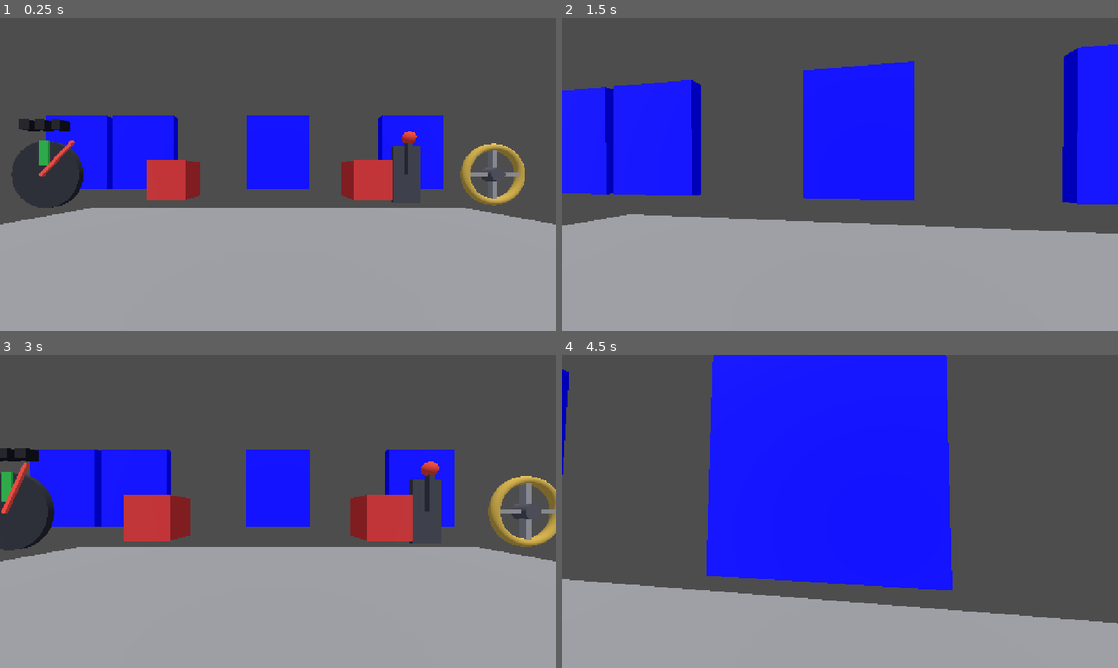
Above: before the commit, frames 1-4 (two rows, left to right).
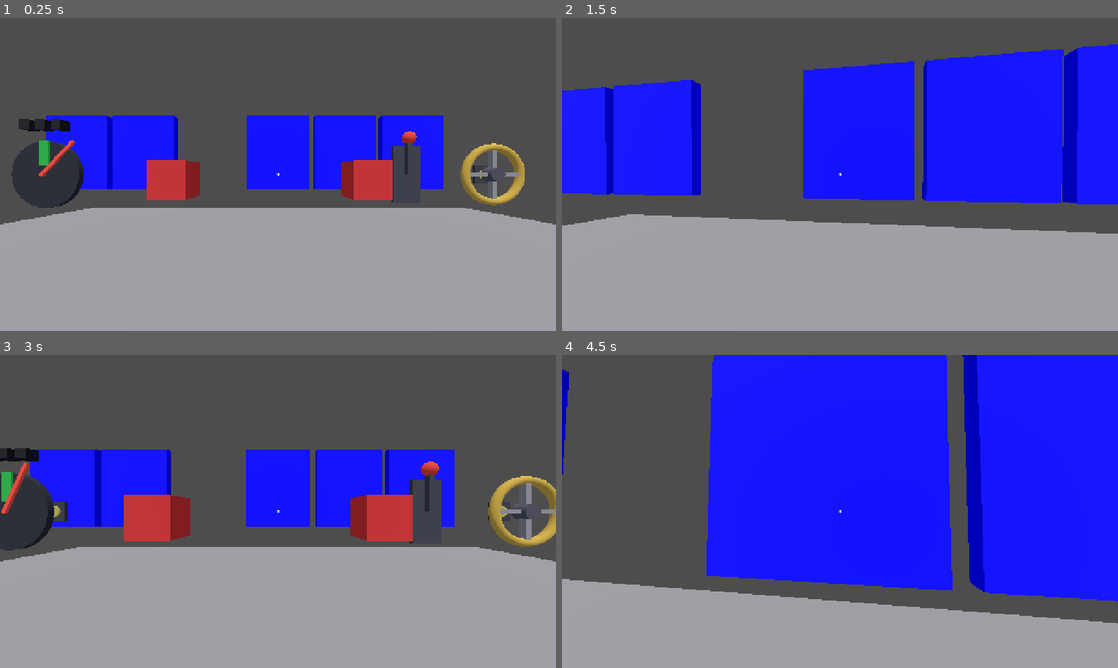
Above: after the commit, the same moments.

Repository: WasteIy/InovaJam
Game: Godot game, scene res://Game/demo.tscn
The game is run twice, just before and just after one commit, with the same random seed, the same clock (stepped at 60 frames per second) and the same inputs.
Inputs (mouse positions are in pixels of both pictures, inside the frame that each line leads up to):
- Up to frame 1 (0.25 s): no input
- Up to frame 2 (1.5 s): tap Enter at 0.5 s; move the mouse to (867, 174) at 0.52 s; hold E (interact) 0.53-1.28 s; hold W (move_forward) from 0.53 s (still down); tap G (drop, bound only after the commit) at 0.8, 1.35 s; move the mouse to (812, 174) at 1.27 s
- Up to frame 3 (3 s): keep holding W (move_forward); tap E (interact) at 1.55 s; move the mouse to (289, 505) at 2.02 s; hold E (interact) 2.03-2.78 s; tap G (drop, bound only after the commit) at 2.3 s; move the mouse to (272, 517) at 2.77 s; tap R (rewind) at 2.85 s
- Up to frame 4 (4.5 s): keep holding W (move_forward); tap E (interact) at 3.05, 4.35 s; move the mouse to (878, 514) at 3.52 s; tap G (drop, bound only after the commit) at 3.6 s; move the mouse to (795, 508) at 4.27 s

The runs differ from the first frame. In frame 1, 2.1% of the frame differs, in the area x 14-87%, y 31-55%; in frame 2, 12%; in frame 3, 2.6%; in frame 4, 21%, in the area x 49-100%, y 0-79%.

Commit message:
Chave e fechadura

Diff:
--- a/Game/Interact/interactable.gd
+++ b/Game/Interact/interactable.gd
@@ -1,5 +1,5 @@
 class_name Interactable
-extends StaticBody3D
+extends PhysicsBody3D
 
 ## Último tick em que cada clone encostou, indexado pelo nó do player ou do clone
 var _last_touch_tick = {}
--- /dev/null
+++ b/Game/Interact/key.gd
@@ -0,0 +1,75 @@
+class_name Key
+extends Interactable
+
+const TOSS_SPEED = 2.0
+const TOSS_LIFT = 1.5
+const TUMBLE = 2.5
+
+@onready var collision = $Collision
+
+var body
+
+var holder
+var socket
+var is_temporal = false
+
+var _spawn_transform
+
+static func held_by(tree, agent):
+	for key in tree.get_nodes_in_group("keys"):
+		if key.holder == agent:
+			return key
+	return null
+
+func setup():
+	body = self
+	add_to_group("keys")
+	_spawn_transform = global_transform
+	_refresh()
+
+func on_press(agent):
+	if holder or socket:
+		return
+	holder = agent
+	_refresh()
+
+func drop():
+	var forward = -holder.global_transform.basis.z
+	global_position = holder.global_position + Vector3.UP * 1.1 + forward * 0.5
+	global_rotation = Vector3(0.0, holder.rotation.y, 0.0)
+	holder = null
+	_refresh()
+	body.linear_velocity = forward * TOSS_SPEED + Vector3.UP * TOSS_LIFT
+	body.angular_velocity = Vector3(TUMBLE, TUMBLE * 0.5, 0.0)
+
+func insert(into):
+	holder = null
+	socket = into
+	_refresh()
+
+func reset_state():
+	if holder == TimeLoop.player_recorder:
+		if not is_temporal:
+			_refill_pedestal()
+			is_temporal = true
+		return
+	if is_temporal:
+		queue_free()
+		return
+	holder = null
+	socket = null
+	_refresh()
+	global_transform = _spawn_transform
+	body.linear_velocity = Vector3.ZERO
+	body.angular_velocity = Vector3.ZERO
+
+func _refill_pedestal():
+	var fresh = duplicate()
+	fresh.transform = _spawn_transform
+	get_parent().add_child(fresh)
+
+func _refresh():
+	var carried = holder != null or socket != null
+	visible = socket != null or holder == null
+	body.freeze = carried
+	collision.set_deferred("disabled", carried)
--- /dev/null
+++ b/Game/Interact/key.tscn
@@ -0,0 +1,46 @@
+[gd_scene format=3 uid="uid://cjbrtq2ytqmap"]
+
+[ext_resource type="Script" uid="uid://cgh7o8blagg2x" path="res://Game/Interact/key.gd" id="1"]
+
+[sub_resource type="BoxShape3D" id="GrabShape"]
+size = Vector3(0.04169922, 0.5, 0.16)
+
+[sub_resource type="TorusMesh" id="TorusMesh_kakm0"]
+inner_radius = 0.059
+outer_radius = 0.089
+
+[sub_resource type="StandardMaterial3D" id="BrassMat"]
+albedo_color = Color(0.85, 0.68, 0.25, 1)
+metallic = 0.6
+roughness = 0.35
+
+[sub_resource type="BoxMesh" id="BladeMesh"]
+size = Vector3(0.018, 0.3, 0.05)
+
+[sub_resource type="BoxMesh" id="BitMesh"]
+size = Vector3(0.018, 0.06, 0.11)
+
+[node name="Key" type="RigidBody3D" unique_id=692035388]
+collision_layer = 2
+mass = 0.2
+freeze_mode = 1
+script = ExtResource("1")
+
+[node name="Collision" type="CollisionShape3D" parent="." unique_id=2063366365]
+transform = Transform3D(1, 0, 0, 0, 1, 0, 0, 0, 1, -0.00084960647, 0.15, 0)
+shape = SubResource("GrabShape")
+
+[node name="Ring" type="MeshInstance3D" parent="." unique_id=620601809]
+transform = Transform3D(-4.371139e-08, 1, 0, -1, -4.371139e-08, 0, 0, 0, 1, 0, -0.03, 0)
+mesh = SubResource("TorusMesh_kakm0")
+surface_material_override/0 = SubResource("BrassMat")
+
+[node name="Blade" type="MeshInstance3D" parent="." unique_id=1316870395]
+transform = Transform3D(1, 0, 0, 0, 1, 0, 0, 0, 1, 0, 0.2, 0)
+mesh = SubResource("BladeMesh")
+surface_material_override/0 = SubResource("BrassMat")
+
+[node name="Bit" type="MeshInstance3D" parent="." unique_id=1675919782]
+transform = Transform3D(1, 0, 0, 0, 1, 0, 0, 0, 1, 0, 0.32, 0.05)
+mesh = SubResource("BitMesh")
+surface_material_override/0 = SubResource("BrassMat")
--- /dev/null
+++ b/Game/Interact/keyhole.gd
@@ -0,0 +1,72 @@
+extends Interactable
+
+@export var solved_angle_min : float = 85.0
+@export var solved_angle_max : float = 90.0
+@export var max_angle : float = 90.0
+@export var drag_sensitivity : float = 1.0
+@export var friction : float = 10.0
+@export var return_speed : float = 60.0
+
+@export var solved_color : Color = Color(0.2, 1, 0.3)
+@export var idle_color : Color = Color(0.7, 0.65, 0.3)
+
+@onready var slot = $Slot
+@onready var barrel = $Slot/Barrel
+@onready var insert_point = $Slot/Insert
+
+var inserted_key
+var current_angle = 0.0
+
+var _angular_velocity = 0.0
+var _material
+
+func setup():
+	_material = StandardMaterial3D.new()
+	barrel.material_override = _material
+	_refresh_color()
+
+func uses_mouse_drag():
+	return inserted_key != null
+
+func on_press(agent):
+	if inserted_key:
+		return
+	var key = Key.held_by(get_tree(), agent)
+	if key:
+		inserted_key = key
+		key.insert(self)
+
+func on_drag(_agent, drag):
+	if inserted_key:
+		_angular_velocity += drag.x * drag_sensitivity
+
+func on_hold(holder_count):
+	var step = 1.0 / Engine.physics_ticks_per_second
+	_angular_velocity = lerpf(_angular_velocity, 0.0, clampf(friction * step, 0.0, 1.0))
+	var move = _angular_velocity
+	if holder_count == 0:
+		move -= return_speed
+	current_angle = clampf(current_angle + move * step, 0.0, max_angle)
+	if current_angle <= 0.0 or current_angle >= max_angle:
+		_angular_velocity = 0.0
+	_refresh_color()
+
+func is_active():
+	return current_angle >= solved_angle_min and current_angle <= solved_angle_max
+
+func reset_state():
+	inserted_key = null
+	current_angle = 0.0
+	_angular_velocity = 0.0
+	_refresh_color()
+
+func _process(_delta):
+	slot.rotation.z = -deg_to_rad(current_angle)
+	if inserted_key:
+		inserted_key.global_transform = insert_point.global_transform
+
+func _refresh_color():
+	var solved = is_active()
+	_material.albedo_color = solved_color if solved else idle_color
+	_material.emission_enabled = solved
+	_material.emission = solved_color
--- /dev/null
+++ b/Game/Interact/keyhole.tscn
@@ -0,0 +1,45 @@
+[gd_scene load_steps=6 format=3]
+
+[ext_resource type="Script" path="res://Game/Interact/keyhole.gd" id="1"]
+
+[sub_resource type="BoxShape3D" id="FaceShape"]
+size = Vector3(0.7, 0.7, 0.3)
+
+[sub_resource type="BoxMesh" id="PlateMesh"]
+size = Vector3(0.6, 0.6, 0.08)
+
+[sub_resource type="StandardMaterial3D" id="PlateMat"]
+albedo_color = Color(0.22, 0.23, 0.26, 1)
+
+[sub_resource type="CylinderMesh" id="BarrelMesh"]
+top_radius = 0.17
+bottom_radius = 0.17
+height = 0.06
+
+[sub_resource type="BoxMesh" id="SlotMesh"]
+size = Vector3(0.07, 0.2, 0.02)
+
+[node name="Keyhole" type="StaticBody3D"]
+script = ExtResource("1")
+
+[node name="Collision" type="CollisionShape3D" parent="."]
+transform = Transform3D(1, 0, 0, 0, 1, 0, 0, 0, 1, 0, 0, 0.08)
+shape = SubResource("FaceShape")
+
+[node name="Plate" type="MeshInstance3D" parent="."]
+mesh = SubResource("PlateMesh")
+surface_material_override/0 = SubResource("PlateMat")
+
+[node name="Slot" type="Node3D" parent="."]
+transform = Transform3D(1, 0, 0, 0, 1, 0, 0, 0, 1, 0, 0, 0.06)
+
+[node name="Barrel" type="MeshInstance3D" parent="Slot"]
+transform = Transform3D(1, 0, 0, 0, 0, 1, 0, -1, 0, 0, 0, 0)
+mesh = SubResource("BarrelMesh")
+
+[node name="Notch" type="MeshInstance3D" parent="Slot"]
+transform = Transform3D(1, 0, 0, 0, 1, 0, 0, 0, 1, 0, 0, 0.04)
+mesh = SubResource("SlotMesh")
+
+[node name="Insert" type="Node3D" parent="Slot"]
+transform = Transform3D(1, 0, 0, 0, 0, 1, 0, -1, 0, 0, 0, 0.255)
--- a/Game/Player/player.gd
+++ b/Game/Player/player.gd
@@ -18,6 +18,7 @@
 var _is_grabbing = false
 ## Movimento de mouse acumulado desde o último tick de física
 var _mouse_motion = Vector2.ZERO
+var _dropped = false
 ## Onde a gente começou, pra todo rewind largar no mesmo lugar
 var _spawn_position
 var _spawn_yaw
@@ -35,6 +36,7 @@
 		"pitch": head.rotation.x,
 		"target_path": _target_path,
 		"drag": _drag,
+		"dropped": _dropped,
 	})
 
 func reset_to_spawn():
@@ -62,6 +64,13 @@
 		velocity.y -= 9.8 * delta
 	move_and_slide()
 
+	_dropped = false
+	if Input.is_action_just_pressed("drop"):
+		var carried = Key.held_by(get_tree(), self)
+		if carried:
+			carried.drop()
+			_dropped = true
+
 	_target_path = null
 	_drag = Vector2.ZERO
 	_is_grabbing = false
--- a/Game/Player/player.tscn
+++ b/Game/Player/player.tscn
@@ -1,26 +1,48 @@
-[gd_scene load_steps=4 format=3]
+[gd_scene format=3 uid="uid://3aa28otrrt0y"]
 
-[ext_resource type="Script" path="res://Game/Player/player.gd" id="1"]
+[ext_resource type="Script" uid="uid://b55rx421o8srm" path="res://Game/Player/player.gd" id="1"]
 
 [sub_resource type="CapsuleShape3D" id="Shape_1"]
 
 [sub_resource type="CapsuleMesh" id="Mesh_1"]
 
-[node name="Player" type="CharacterBody3D"]
+[sub_resource type="LabelSettings" id="LabelSettings_m57qa"]
+font_size = 32
+outline_size = 3
+outline_color = Color(0, 0, 0, 1)
+
+[node name="Player" type="CharacterBody3D" unique_id=1382366052]
+collision_layer = 4
 script = ExtResource("1")
 
-[node name="Collision" type="CollisionShape3D" parent="."]
+[node name="Collision" type="CollisionShape3D" parent="." unique_id=908788513]
 transform = Transform3D(1, 0, 0, 0, 1, 0, 0, 0, 1, 0, 1, 0)
 shape = SubResource("Shape_1")
 
-[node name="Body" type="MeshInstance3D" parent="."]
+[node name="Body" type="MeshInstance3D" parent="." unique_id=1764873842]
 transform = Transform3D(1, 0, 0, 0, 1, 0, 0, 0, 1, 0, 1, 0)
 mesh = SubResource("Mesh_1")
 
-[node name="Head" type="Node3D" parent="."]
+[node name="Head" type="Node3D" parent="." unique_id=1992925307]
 transform = Transform3D(1, 0, 0, 0, 1, 0, 0, 0, 1, 0, 1.6, 0)
 
-[node name="Camera" type="Camera3D" parent="Head"]
+[node name="Camera" type="Camera3D" parent="Head" unique_id=1004294688]
 
-[node name="Ray" type="RayCast3D" parent="Head"]
+[node name="Ray" type="RayCast3D" parent="Head" unique_id=191178055]
 target_position = Vector3(0, 0, -3)
+collision_mask = 3
+
+[node name="Label" type="Label" parent="." unique_id=1157930037]
+anchors_preset = 8
+anchor_left = 0.5
+anchor_top = 0.5
+anchor_right = 0.5
+anchor_bottom = 0.5
+offset_left = -4.0
+offset_top = -32.940002
+offset_right = 5.0
+offset_bottom = 12.059998
+grow_horizontal = 2
+grow_vertical = 2
+text = "."
+label_settings = SubResource("LabelSettings_m57qa")
--- a/Game/Time Loop/clone_replayer.gd
+++ b/Game/Time Loop/clone_replayer.gd
@@ -15,5 +15,11 @@
 	global_position = frame["position"]
 	rotation.y = frame["yaw"]
 	head.rotation.x = frame["pitch"]
+	if frame["dropped"]:
+		var carried = Key.held_by(get_tree(), self)
+		if carried:
+			carried.drop()
 	if frame["target_path"]:
-		get_node(frame["target_path"]).report_interaction(self, frame["drag"])
+		var target = get_node_or_null(frame["target_path"])
+		if target:
+			target.report_interaction(self, frame["drag"])
--- a/Game/demo.tscn
+++ b/Game/demo.tscn
@@ -2,13 +2,15 @@
 
 [ext_resource type="Script" uid="uid://cfqwece225i8f" path="res://Game/demo.gd" id="1"]
 [ext_resource type="Script" uid="uid://c7mfja2fr8dst" path="res://Game/Interact/hold_button.gd" id="2"]
-[ext_resource type="PackedScene" path="res://Game/Player/player.tscn" id="4"]
+[ext_resource type="PackedScene" uid="uid://3aa28otrrt0y" path="res://Game/Player/player.tscn" id="4"]
 [ext_resource type="PackedScene" path="res://Game/Interact/pressure_valve.tscn" id="5"]
 [ext_resource type="PackedScene" path="res://Game/Interact/turn_valve.tscn" id="6"]
 [ext_resource type="PackedScene" uid="uid://c61erbvd24gh8" path="res://Game/Interact/lever.tscn" id="7"]
 [ext_resource type="Script" uid="uid://duw5ogh6gfafm" path="res://Game/Interact/multi_lock.gd" id="8"]
 [ext_resource type="PackedScene" uid="uid://rgq27l6mnp2w" path="res://Game/Interact/wire_panel.tscn" id="9"]
 [ext_resource type="PackedScene" path="res://Game/Interact/genius_panel.tscn" id="10"]
+[ext_resource type="PackedScene" uid="uid://cjbrtq2ytqmap" path="res://Game/Interact/key.tscn" id="11"]
+[ext_resource type="PackedScene" path="res://Game/Interact/keyhole.tscn" id="12"]
 
 [sub_resource type="Environment" id="Env_1"]
 ambient_light_source = 2
@@ -54,6 +56,7 @@
 
 [node name="Player" parent="." unique_id=1972873706 instance=ExtResource("4")]
 transform = Transform3D(1, 0, 0, 0, 1, 0, 0, 0, 1, 0, -4.4703484e-08, 1)
+collision_layer = 1
 
 [node name="Button A" type="StaticBody3D" parent="." unique_id=485087377]
 transform = Transform3D(1, 0, 0, 0, 1, 0, 0, 0, 1, -2, 1.5, -3)
@@ -134,3 +137,21 @@
 [node name="Genius Door" type="MeshInstance3D" parent="." unique_id=500593656]
 transform = Transform3D(1, 0, 0, 0, 1, 0, 0, 0, 1, -8.25, 2.5, -7.5)
 mesh = SubResource("BoxMesh_2gbv4")
+
+[node name="Key A" parent="." unique_id=247595522 instance=ExtResource("11")]
+transform = Transform3D(1, 0, 0, 0, 1, 0, 0, 0, 1, -1.5, 1.2, 0)
+
+[node name="Keyhole A" parent="." unique_id=1256899101 instance=ExtResource("12")]
+transform = Transform3D(1, 0, 0, 0, 1, 0, 0, 0, 1, -7, 1.6, -6)
+
+[node name="Keyhole B" parent="." unique_id=107474040 instance=ExtResource("12")]
+transform = Transform3D(1, 0, 0, 0, 1, 0, 0, 0, 1, 7, 1.6, -6)
+
+[node name="Key Lock" type="Node3D" parent="." unique_id=933737535]
+script = ExtResource("8")
+required_parts = Array[NodePath]([NodePath("../Keyhole A"), NodePath("../Keyhole B")])
+door = NodePath("../Key Door")
+
+[node name="Key Door" type="MeshInstance3D" parent="." unique_id=903317967]
+transform = Transform3D(1, 0, 0, 0, 1, 0, 0, 0, 1, 2.75, 2.5, -7.5)
+mesh = SubResource("BoxMesh_2gbv4")
--- a/project.godot
+++ b/project.godot
@@ -53,6 +53,11 @@
 "events": [Object(InputEventKey,"resource_local_to_scene":false,"resource_name":"","device":-1,"window_id":0,"alt_press …(192 unchanged characters)…
 ]
 }
+drop={
+"deadzone": 0.5,
+"events": [Object(InputEventKey,"resource_local_to_scene":false,"resource_name":"","device":-1,"window_id":0,"alt_pressed":false,"shift_pressed":false,"ctrl_pressed":false,"meta_pressed":false,"pressed":false,"keycode":0,"physical_keycode":71,"key_label":0,"unicode":103,"location":0,"echo":false,"script":null)
+]
+}
 rewind={
 "deadzone": 0.5,
 "events": [Object(InputEventKey,"resource_local_to_scene":false,"resource_name":"","device":-1,"window_id":0,"alt_press …(192 unchanged characters)…
Not shown, added: Game/Interact/key.gd.uid
Not shown, added: Game/Interact/keyhole.gd.uid
